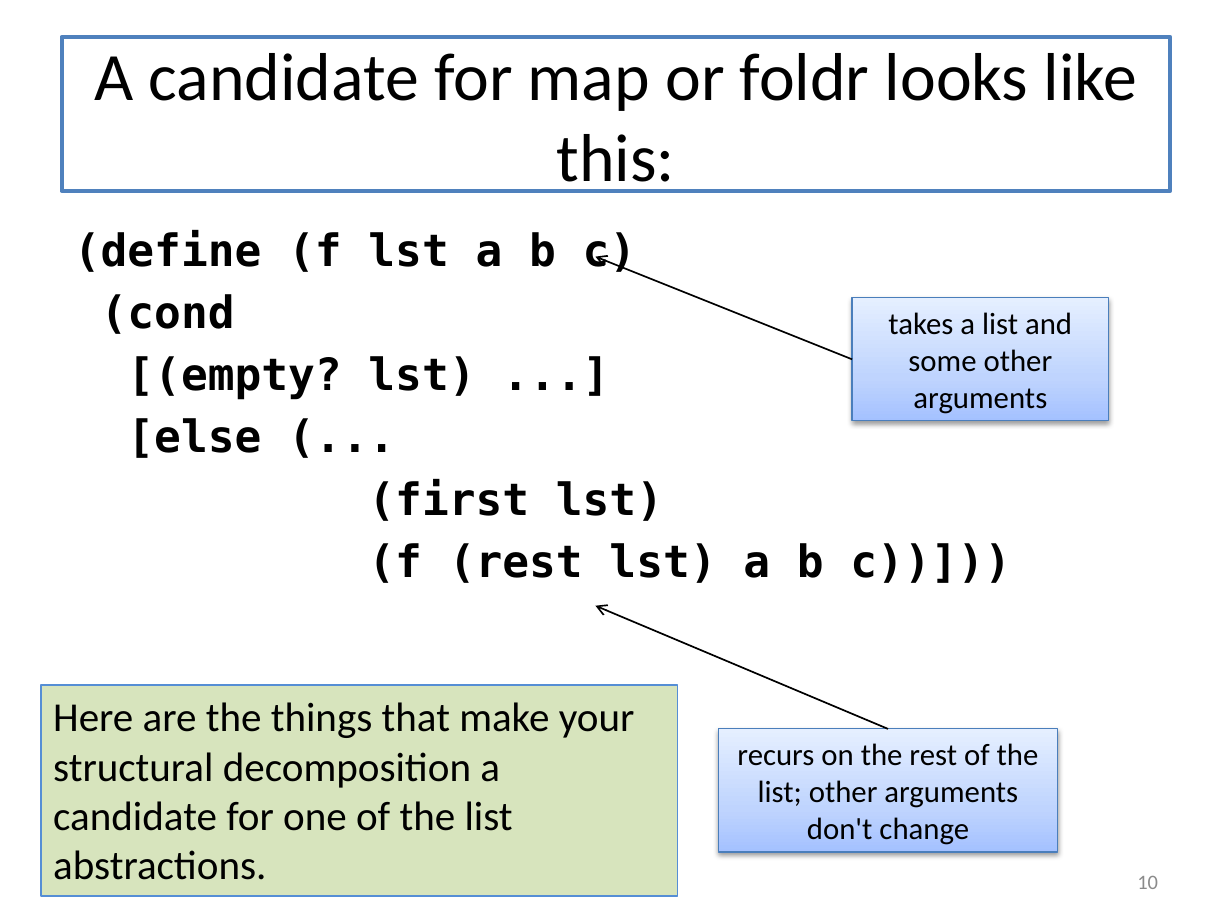
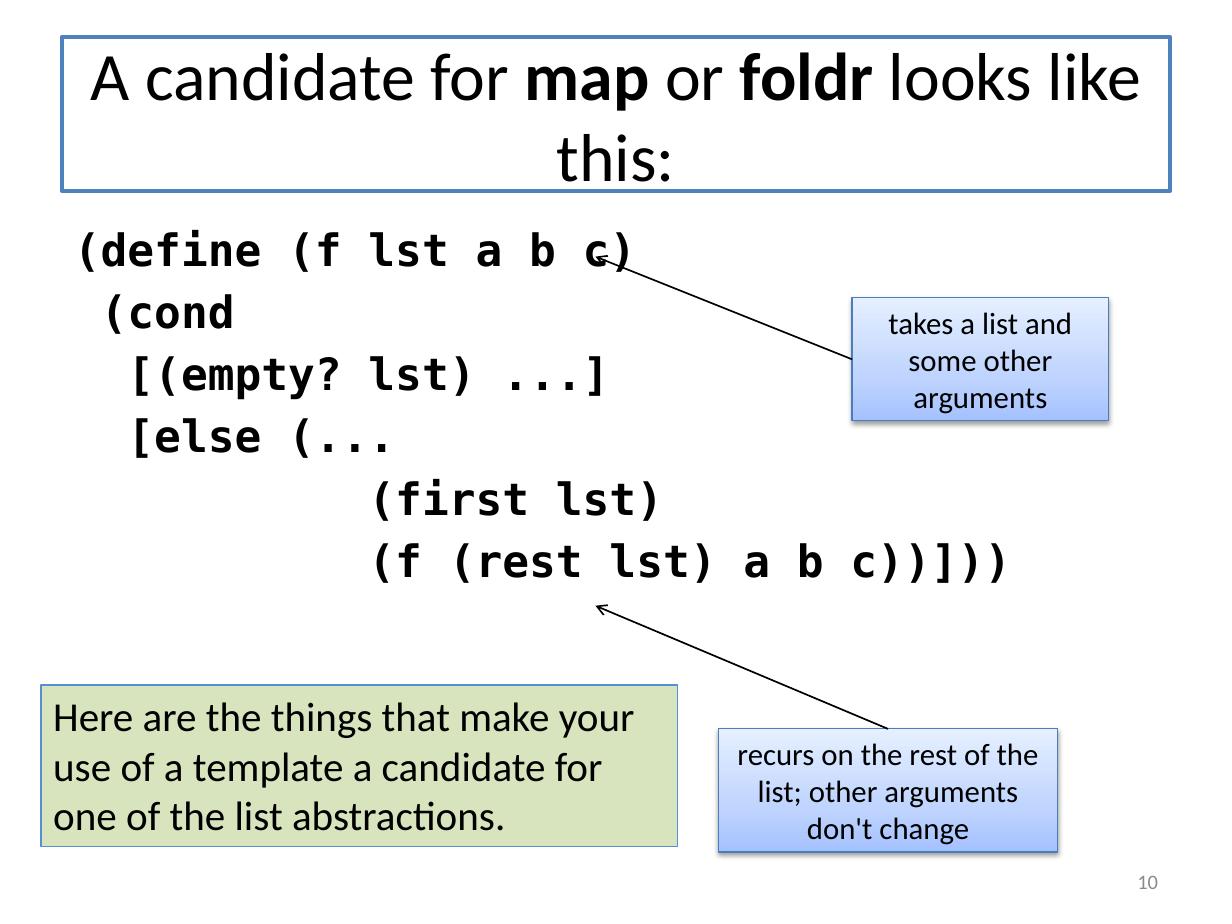
Before and after one commit to mwand/cs5010f16, a slide deck: slide 10 of Slides/Lesson 5.5 Rewriting Your Function Using Map and Foldr.pptx. Drawn at 1232x924 pixels with LibreOffice and Linux fonts; fonts in the diff are those of the drawing. Boxes give left, top, right and bottom in pixels: in the first picture for what was removed or moved away, otherwise in the second. Text is boxed around its words. In the diff, an @@ line names an element or a change of style, - is before the commit and + after.

```diff
--- a/Slides/Lesson 5.5 Rewriting Your Function Using Map and Foldr.pptx
+++ b/Slides/Lesson 5.5 Rewriting Your Function Using Map and Foldr.pptx
@@ title "A candidate for map or ..." at <box>62,37,1170,191</box>: bold on in "map foldr" @@
@@ rectangle "Here are the things that ...": place and size @@
-rectangle "Here are the things that ..." at <box>41,685,678,897</box>
+rectangle "Here are the things that ..." at <box>41,685,678,846</box>
@@ text in rectangle at <box>53,702,635,831</box>: text changed @@
-Here are the things that make your structural decomposition a candidate for one of the list abstractions.
+Here are the things that make your use of a template a candidate for one of the list abstractions.
```
Also in this commit, not shown: 18 other slides changed, 2 other files.
